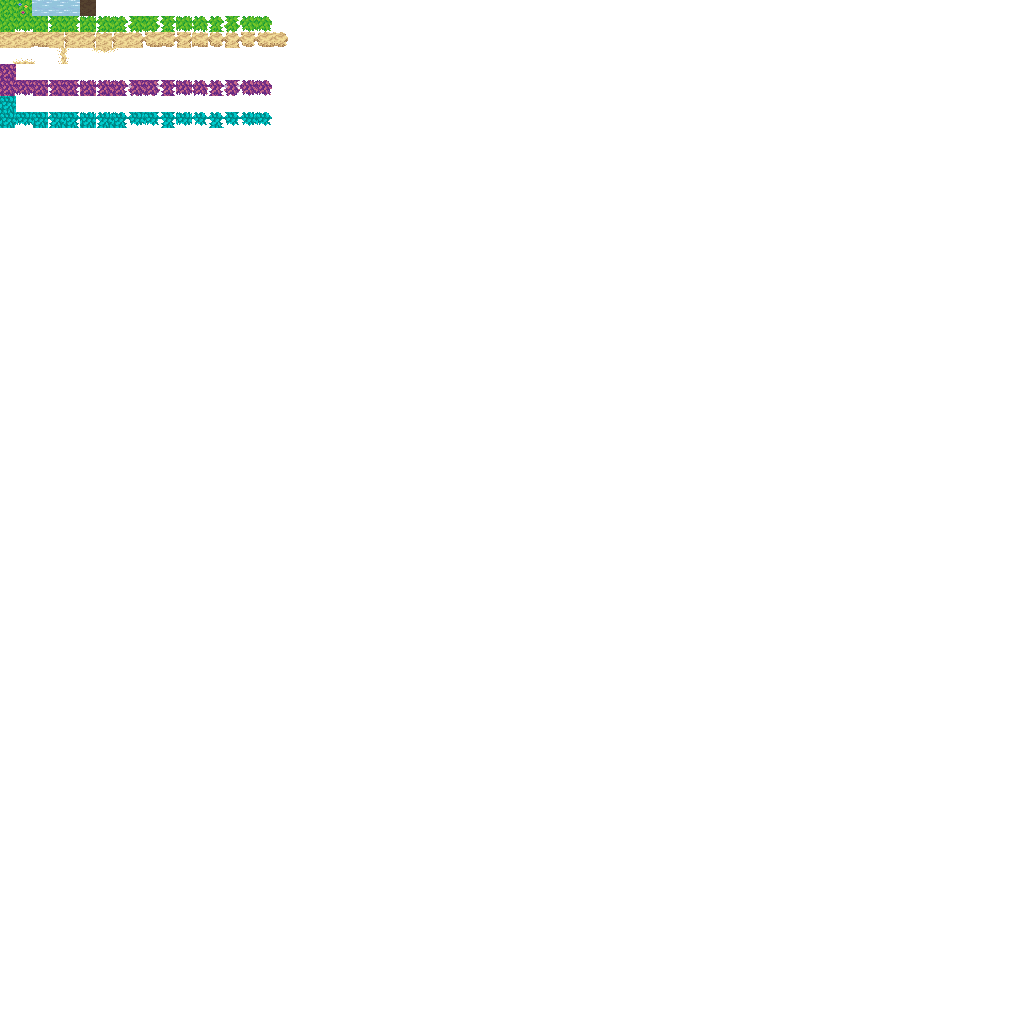
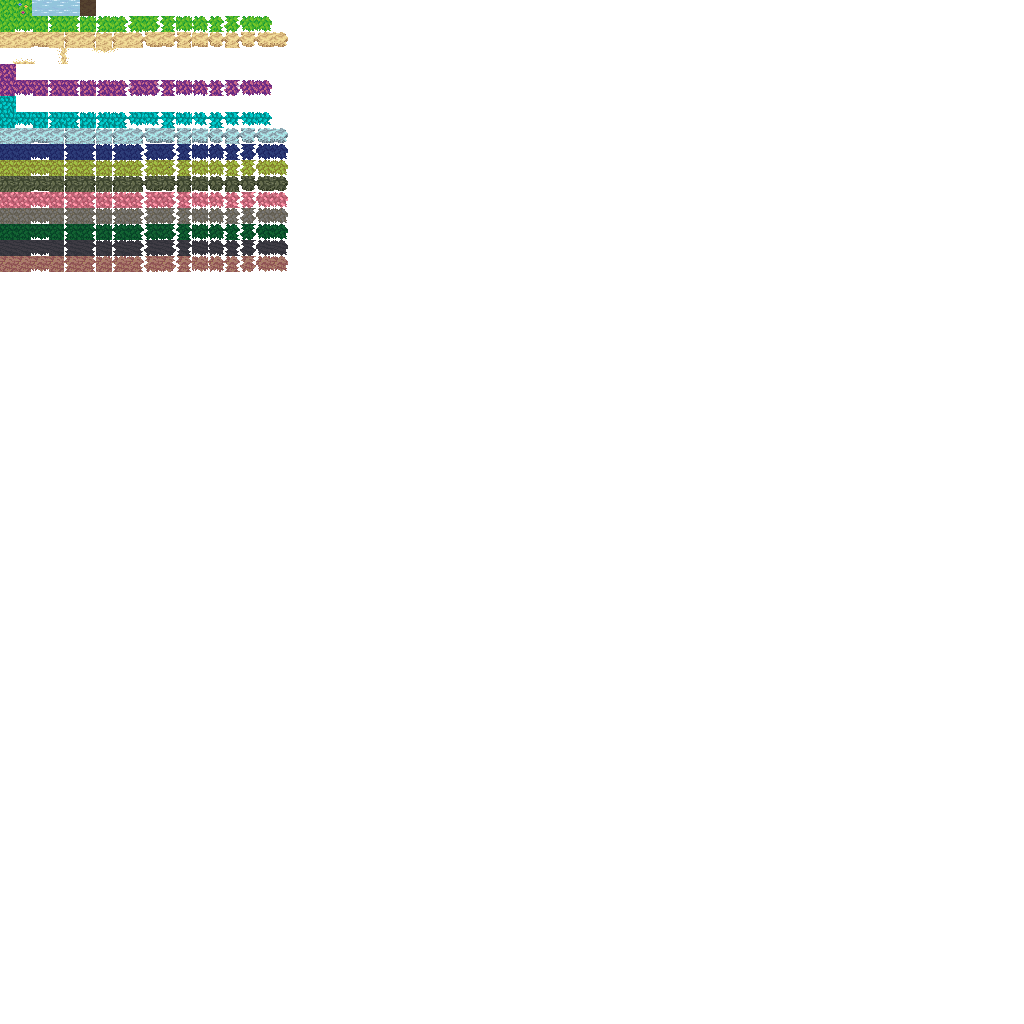
Two versions of the same layered image (1024×1024). Layer-by-layer changes:
added group "hot springs granite" with 2 layers above "lavaland surface stone" over (0, 256, 288, 272)
added layer "Layer 16" in group "hot springs granite" over (16, 256, 288, 272)
added layer "stone copy" in group "hot springs granite" over (0, 256, 16, 272)
added group "lavaland surface stone" with 2 layers above "fir grass" over (0, 167, 288, 256)
added layer "Layer 15" in group "lavaland surface stone" over (16, 167, 288, 256)
added layer "stone" in group "lavaland surface stone" over (0, 240, 16, 256)
added group "fir grass" with 2 layers above "Petrified Land" over (0, 224, 288, 240)
added layer "Layer 14" in group "fir grass" over (16, 224, 288, 240)
added layer "Layer 1 copy 7" in group "fir grass" over (0, 224, 16, 240)
added group "Petrified Land" with 2 layers above "bloomful turf" over (0, 208, 288, 224)
added layer "Layer 13" in group "Petrified Land" over (16, 208, 288, 224)
added layer "Layer 1 copy 6" in group "Petrified Land" over (0, 208, 16, 224)
added group "bloomful turf" with 2 layers above "muddy lands" over (0, 192, 288, 208)
added layer "Layer 12" in group "bloomful turf" over (16, 192, 288, 208)
added group "muddy lands" with 3 layers above "GrazenGrass" over (0, 176, 288, 192)
added layer "Layer 10" in group "muddy lands" over (32, 178, 288, 191)
added layer "Layer 9" in group "muddy lands" over (16, 176, 288, 192)
added group "GrazenGrass" with 2 layers above "overgrowth" over (0, 160, 288, 176)
added layer "Layer 8 copy" in group "GrazenGrass" over (16, 160, 288, 176)
added group "overgrowth" with 2 layers above "teal sand" over (0, 144, 288, 160)
added layer "Layer 8" in group "overgrowth" over (16, 144, 288, 160)
added group "teal sand" with 2 layers above "sprite_0_86" over (0, 128, 288, 144)
added layer "sand to water tiles copy" in group "teal sand" over (16, 128, 288, 144)
…and 5 more changes (5 added)
